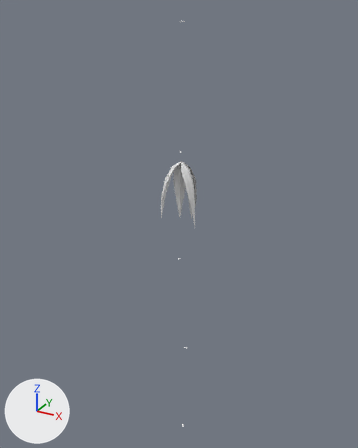
The OBJ model game/assets/models/plants/SM_Plant_LianaHanging_Leaf.obj: old version first, new version second.
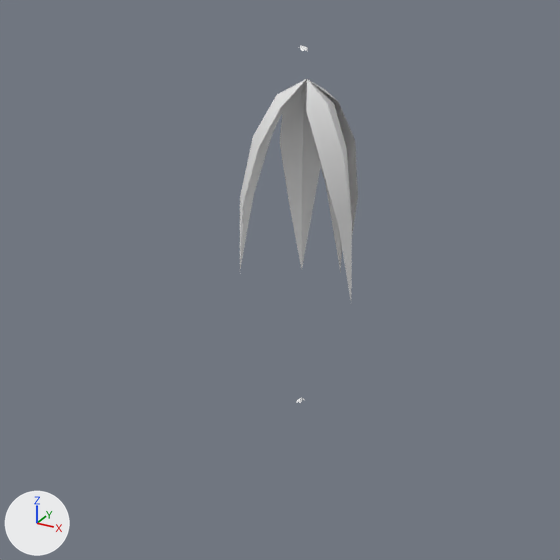
There are two pictures of each version: one whole from a 50 mm camera at (6.29, -11.58, 15.05) aimed at (-0.26, 0.33, 9.1), one close up on the part from 25% to 72% of the width and 31% to 69% of the height. Arrows for +X, +Y and +Z are at lower left; the lights stay in place. The last two pictures show the newer version. Where no turn or scale is listed for an object, it has been applied to the vertices. Vertices at exactly the same position are counted once.

In view in the first close-up: 'SM_Plant_LianaHanging_Leaf'.
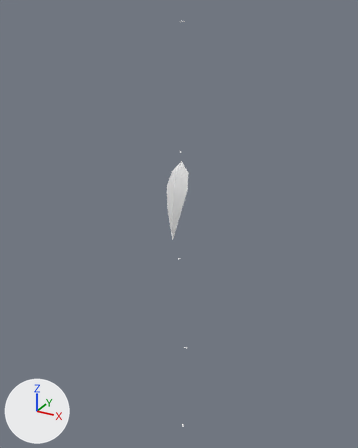
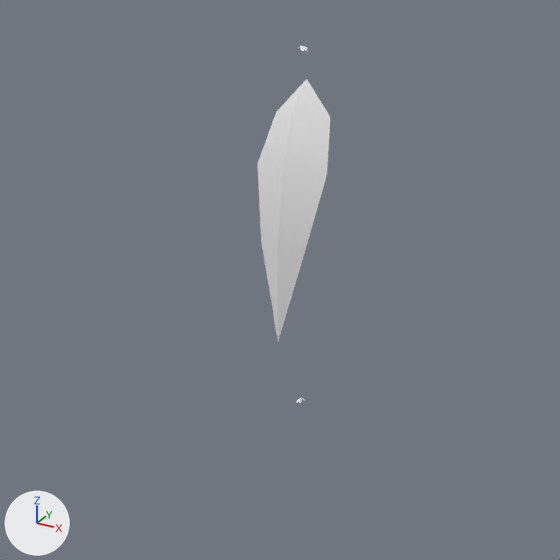
What differs and where, as boxes [x1, y1, x2, y2] in the close-ups (560 x 560 px):
'SM_Plant_LianaHanging_Leaf', reshaped (39% narrower)
    before: [240, 46, 358, 403]
    after: [258, 46, 330, 403]
part 1 of me_sm_plant_lianahanging_leaf, reshaped
    before: [240, 79, 358, 300]
    after: [258, 79, 330, 340]

The edits, one by one:
me_sm_plant_lianahanging_leaf is used by ob_sm_plant_lianahanging_leaf; location (0.0, 0.0, 0.0).
me_sm_plant_lianahanging_leaf had 136 vertices, 140 faces and spanned x -0.57..0.52, y -0.33..0.6, z 1.6..14.73.
me_sm_plant_lianahanging_leaf now has 96 vertices, 92 faces and spans x -0.3..0.38, y -0.63..0.11, z 1.6..14.73.
Part 1, on me_sm_plant_lianahanging_leaf:
40 vertices are removed from x -0.57..0.52, y -0.33..0.57, z 9.17..11.01.
48 faces are deleted.
10 vertices move from x -0.17..0.29, y 0.16..0.6, z 9.24..11.0 to x -0.3..0.38, y -0.63..-0.15, z 9.01..10.98.
